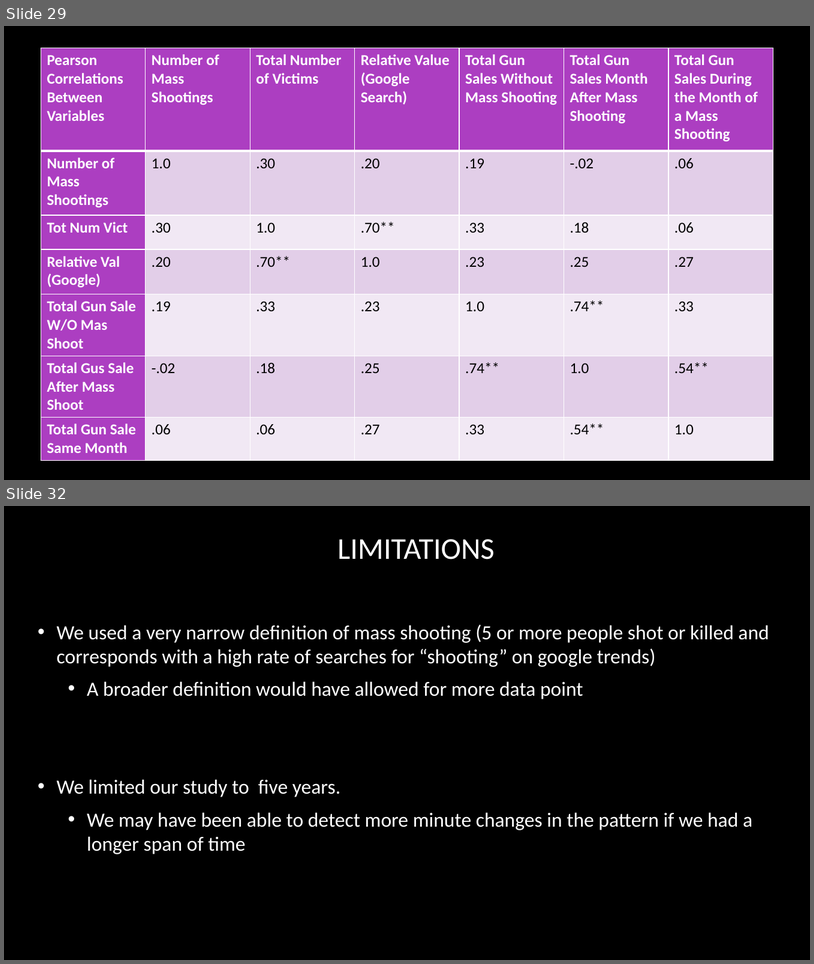
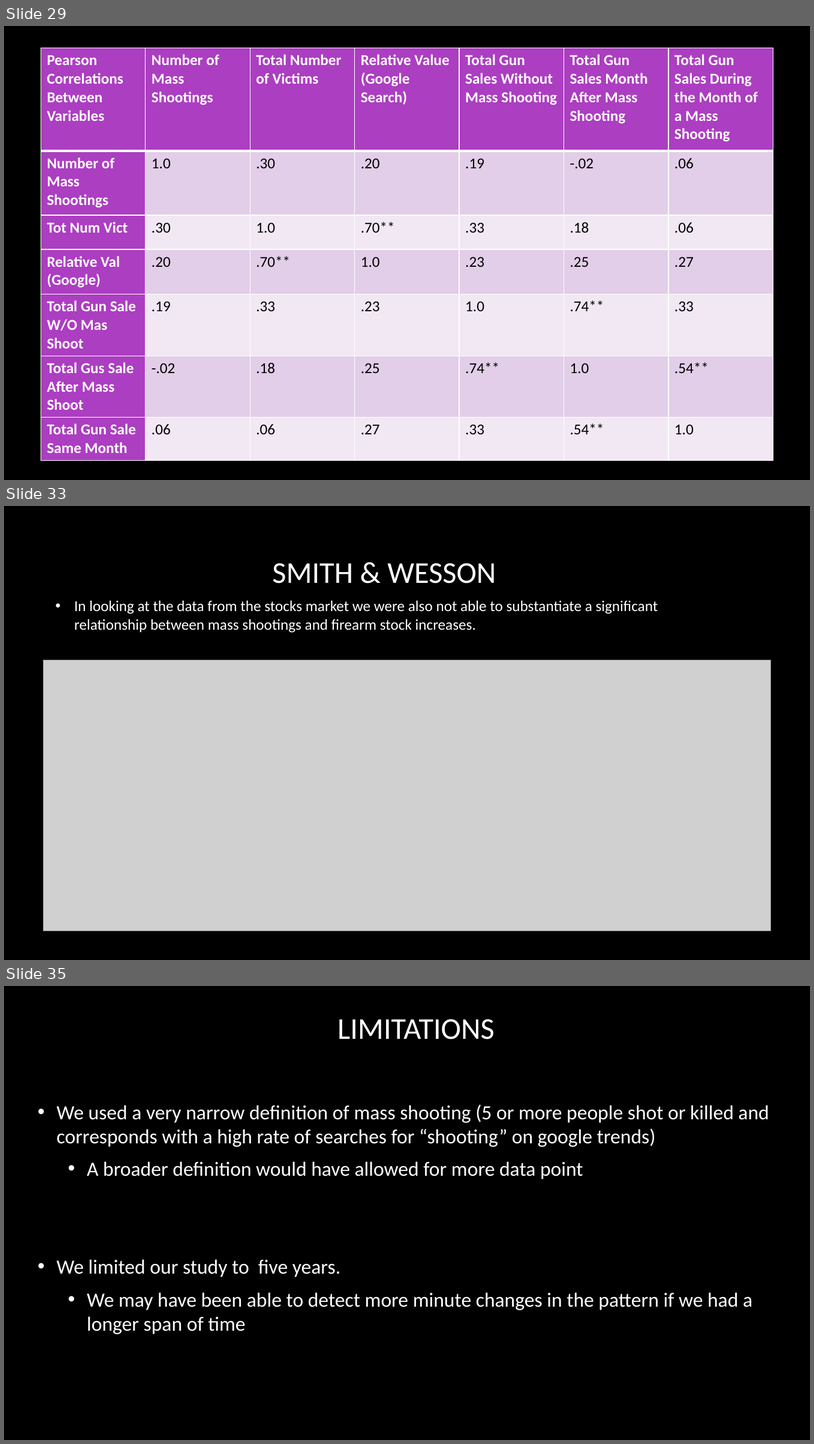
Before and after one commit to tmartinez52/Driving-Gun-Sales, a slide deck: Data Merged/Mass Shooting and Gun purchases in U.S.A .pptx. Shown one above the other, each under a label of ours: slides 29 and 32 before the commit, slides 29, 33 and 35 after it; the slides between them are not shown. The pictures are 814x964 and 814x1444 pixels, drawn with LibreOffice and Linux fonts; fonts in the diff are those of the drawing; grey boxes stand for pictures; background and template pictures are left out. Boxes give left, top, right and bottom in pixels: in the first picture for what was removed or moved away, otherwise in the second. Text is boxed around its words. In the diff, an @@ line names an element or a change of style, - is before the commit and + after.

Commit message:
Add stock charts

```diff
--- a/Data Merged/Mass Shooting and Gun purchases in U.S.A .pptx
+++ b/Data Merged/Mass Shooting and Gun purchases in U.S.A .pptx
@@ slide 33 added at [4, 506, 810, 960], background picture (left out) @@
@@ title added at [272, 563, 496, 583], 36 pt, text #FFFFFF @@
+SMITH & WESSON
@@ text added at [74, 600, 659, 633], 18 pt, text #FFFFFF @@
+• In looking at the data from the stocks market we were also not able to substantiate a significant relationship between mass shootings and firearm stock increases.
@@ picture added at [44, 660, 771, 930] @@
@@ what was slide 32 is now slide 35 @@
```
Also in this commit, not shown: 4 slides changed, 2 other slides added.
